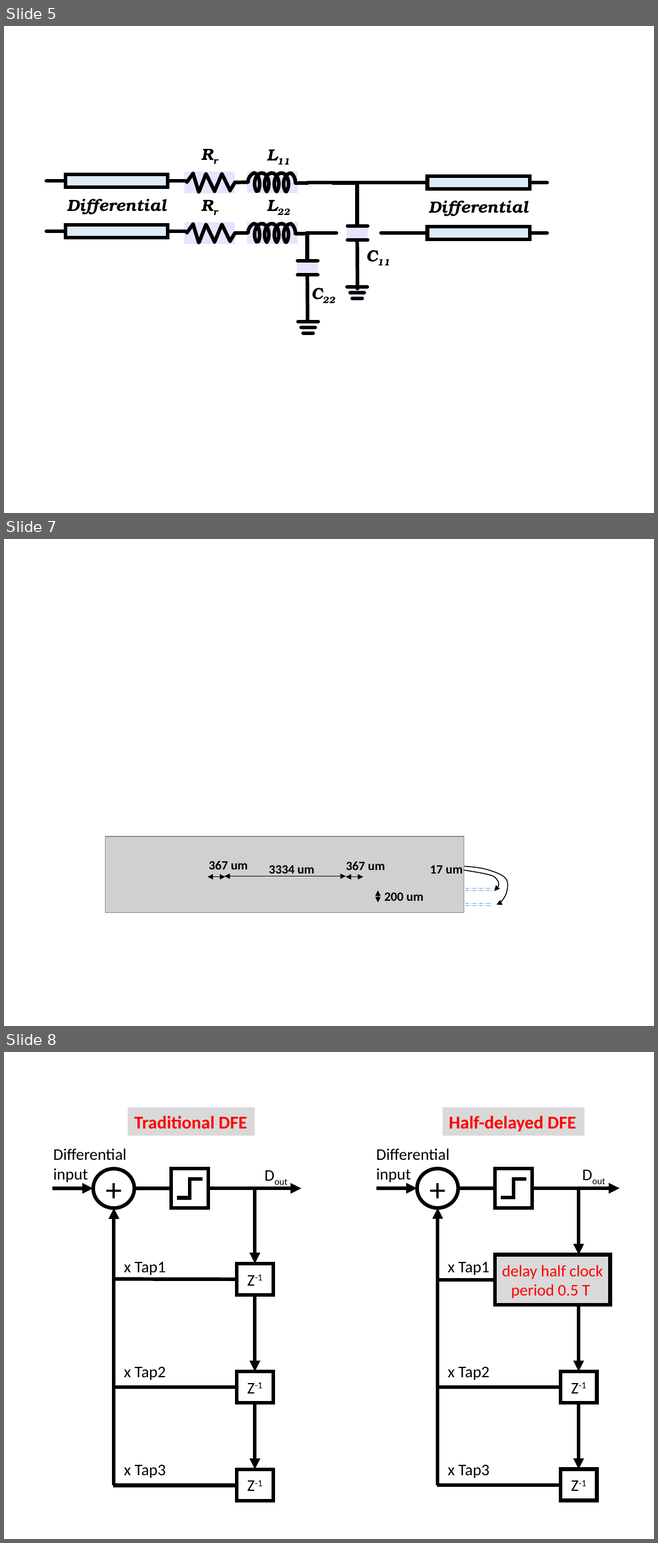
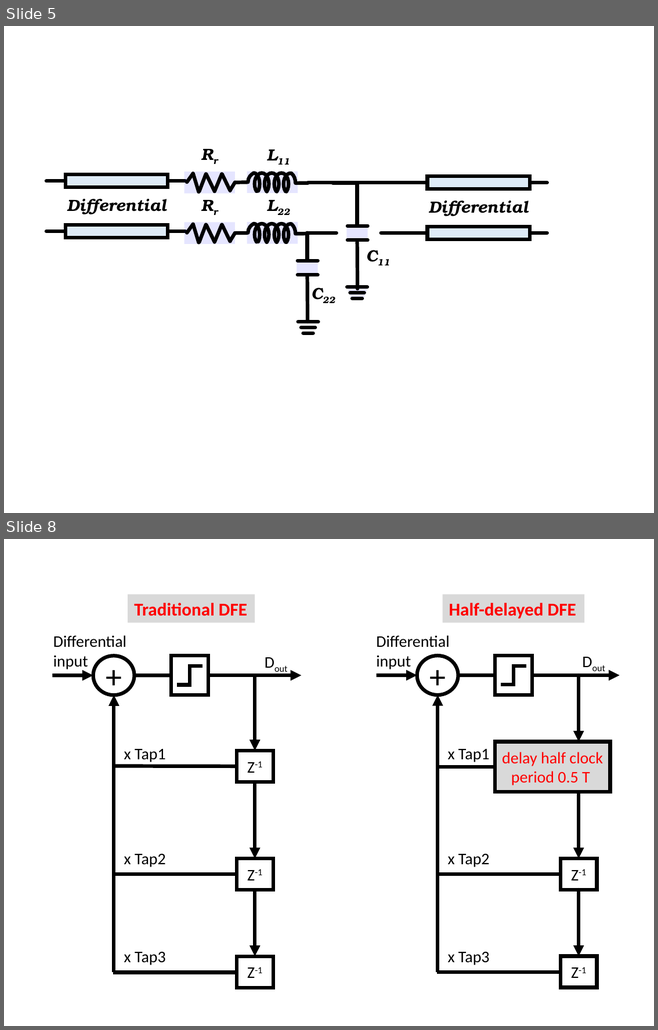
Before and after one commit to cpcqrt/ece546_hssl, a slide deck: latex_report/Design Picture.pptx. Shown one above the other, each under a label of ours: slides 5, 7 and 8 before the commit, slides 5 and 8 after it; the slides between them are not shown. The pictures are 658x1543 and 658x1030 pixels, drawn with LibreOffice and Linux fonts; fonts in the diff are those of the drawing; grey boxes stand for pictures. Boxes give left, top, right and bottom in pixels: in the first picture for what was removed or moved away, otherwise in the second. Text is boxed around its words. In the diff, an @@ line names an element or a change of style, - is before the commit and + after.

```diff
--- a/latex_report/Design Picture.pptx
+++ b/latex_report/Design Picture.pptx
@@ slide 7 removed at bbox=[4, 539, 654, 1026], background #FFFFFF @@
@@ group removed at bbox=[106, 837, 507, 913]: 5 texts, 4 double arrows, 4 lines, 2 freeform shapes, 1 picture @@
-200 um
-367 um
-3334 um
-17 um
-367 um
```
Also in this commit, not shown: 1 slide changed, 2 slides added, 1 other slide removed, 3 other files.
